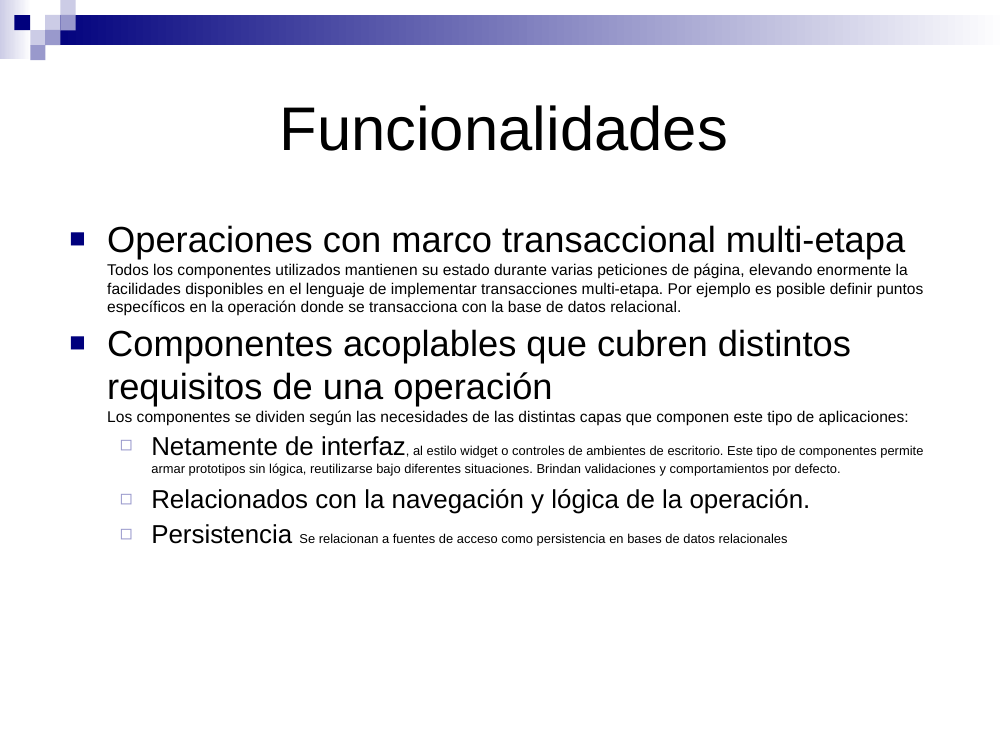
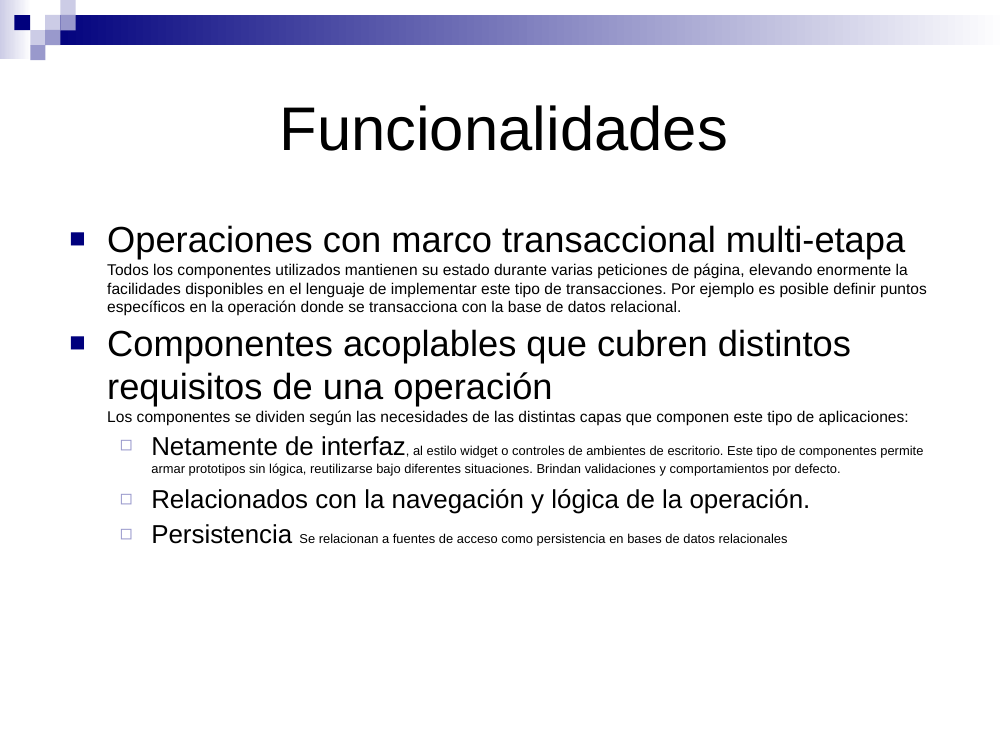
Before and after one commit to SIU-Toba/framework, a slide deck: slide 6 of doc/presentacion/Jornadas JAIIO.ppt. Drawn at 1008x756 pixels with LibreOffice and Linux fonts; fonts in the diff are those of the drawing. Boxes give left, top, right and bottom in pixels: in the first picture for what was removed or moved away, otherwise in the second. Text is boxed around its words. In the diff, an @@ line names an element or a change of style, - is before the commit and + after.

```diff
--- a/doc/presentacion/Jornadas JAIIO.ppt
+++ b/doc/presentacion/Jornadas JAIIO.ppt
@@ text at (107,225,927,316): text changed @@
-■ Operaciones con marco transaccional multi-etapa
-  Todos los componentes utilizados mantienen su estado durante varias peticiones de página, elevando enormente la facilidades disponibles en el lenguaje de implementar transacciones multi-etapa. Por ejemplo es posible definir puntos específicos en la operación donde se transacciona con la base de datos relacional.
+■ Operaciones con marco transaccional multi-etapa
+  Todos los componentes utilizados mantienen su estado durante varias peticiones de página, elevando enormente la facilidades disponibles en el lenguaje de implementar este tipo de transacciones. Por ejemplo es posible definir puntos específicos en la operación donde se transacciona con la base de datos relacional.
```
Also in this commit, not shown: 4 other slides changed, 8 other files.
